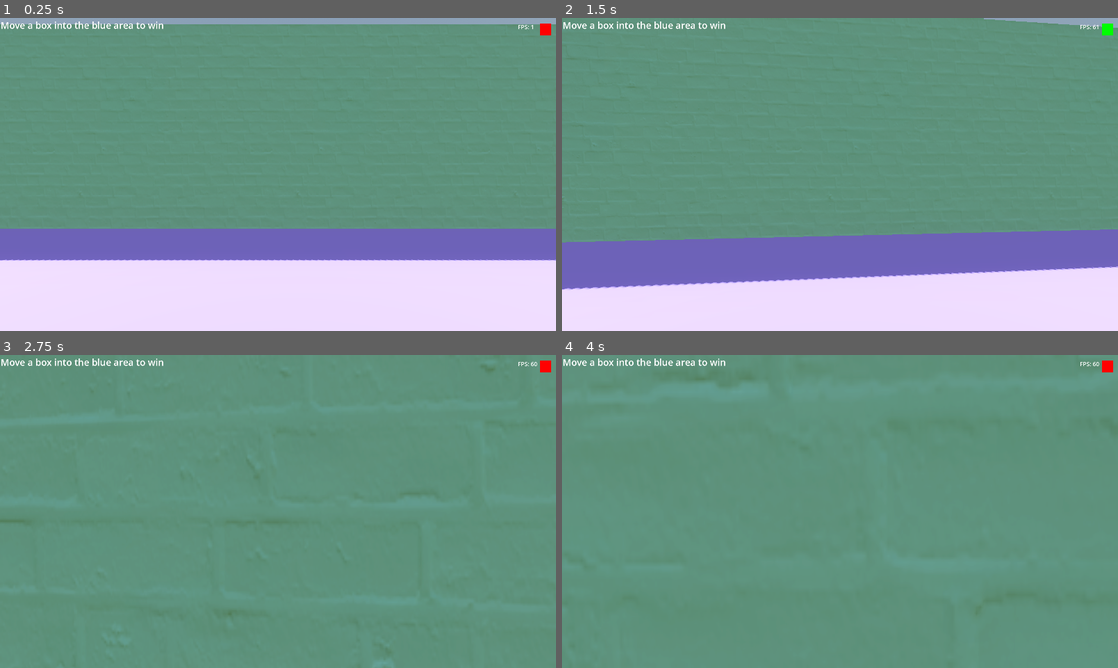
Above: before the commit, frames 1-4 (two rows, left to right).
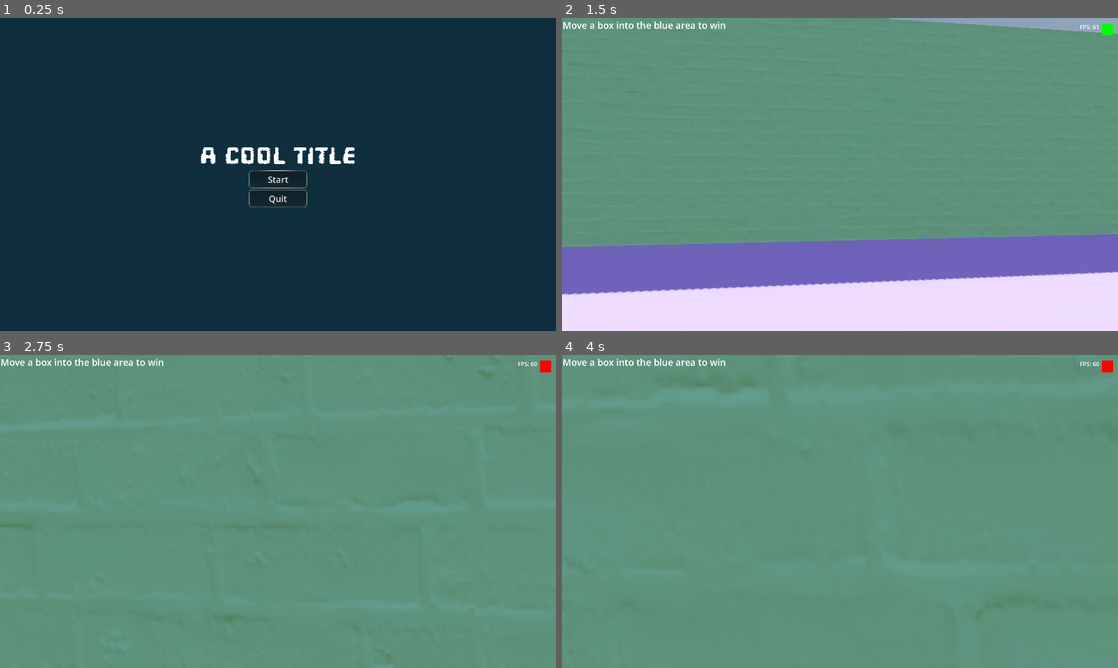
Above: after the commit, the same moments.

Repository: Tayacan/GameOff2023
Game: Godot game, scene res://scenes/main_menu.tscn
Two runs of this game, one before a commit and one after it. Both use one fixed random seed, a clock stepped at 60 frames per second and the inputs below. Before the commit the project starts from res://scenes/playground.tscn.
Inputs (mouse positions are in pixels of both pictures, inside the frame that each line leads up to):
- Up to frame 1 (0.25 s): no input
- Up to frame 2 (1.5 s): click (840, 180) at 0.5 s, where only the run after the commit has a clickable "Start"; tap Enter at 1.25 s; move the mouse to (867, 174) at 1.27 s; hold W (move_forward) from 1.28 s (still down); tap Mouse wheel down (change_link_next) at 1.35 s
- Up to frame 3 (2.75 s): keep holding W (move_forward); tap Space (jump) at 1.52, 2.27 s; move the mouse to (250, 511) at 2.02 s; tap Mouse wheel up (change_link_prev) at 2.1 s
- Up to frame 4 (4 s): keep holding W (move_forward); move the mouse to (851, 505) at 2.77 s; right-click (851, 505) at 2.85 s; tap Space (jump) at 3.5, 3.77 s; move the mouse to (834, 517) at 3.52 s; click (834, 517) at 3.6 s

The runs differ from the first frame. In frame 1, 100% of the frame differs, in the area x 0-100%, y 0-100%; in frame 2, 4.1%; in frame 3, 0.1%; in frame 4, less than 0.1%.

Commit message:
Connect up menu buttons and make the menu the start scene

Diff:
--- a/project.godot
+++ b/project.godot
@@ -11,7 +11,7 @@
 [application]
 
 config/name="GameOff2023"
-run/main_scene="res://scenes/playground.tscn"
+run/main_scene="res://scenes/main_menu.tscn"
 config/features=PackedStringArray("4.1", "Forward Plus")
 config/icon="res://icon.svg"
 
--- /dev/null
+++ b/scenes/main_menu.gd
@@ -0,0 +1,10 @@
+extends Control
+
+
+
+func _on_start_button_pressed():
+	get_tree().change_scene_to_file("res://scenes/playground.tscn")
+
+
+func _on_quit_button_pressed():
+	get_tree().quit()
--- a/scenes/main_menu.tscn
+++ b/scenes/main_menu.tscn
@@ -1,4 +1,6 @@
-[gd_scene format=3 uid="uid://dbbjvj0dmrkpj"]
+[gd_scene load_steps=2 format=3 uid="uid://dbbjvj0dmrkpj"]
+
+[ext_resource type="Script" path="res://scenes/main_menu.gd" id="1_3ffmf"]
 
 [node name="MainMenu" type="Control"]
 layout_mode = 3
@@ -7,6 +9,7 @@
 anchor_bottom = 1.0
 grow_horizontal = 2
 grow_vertical = 2
+script = ExtResource("1_3ffmf")
 
 [node name="PanelContainer" type="PanelContainer" parent="."]
 layout_mode = 0
@@ -42,3 +45,6 @@
 layout_mode = 2
 focus_mode = 0
 text = "Quit"
+
+[connection signal="pressed" from="PanelContainer/VBoxContainer/HBoxContainer/StartButton" to="." method="_on_start_button_pressed"]
+[connection signal="pressed" from="PanelContainer/VBoxContainer/HBoxContainer2/QuitButton" to="." method="_on_quit_button_pressed"]
